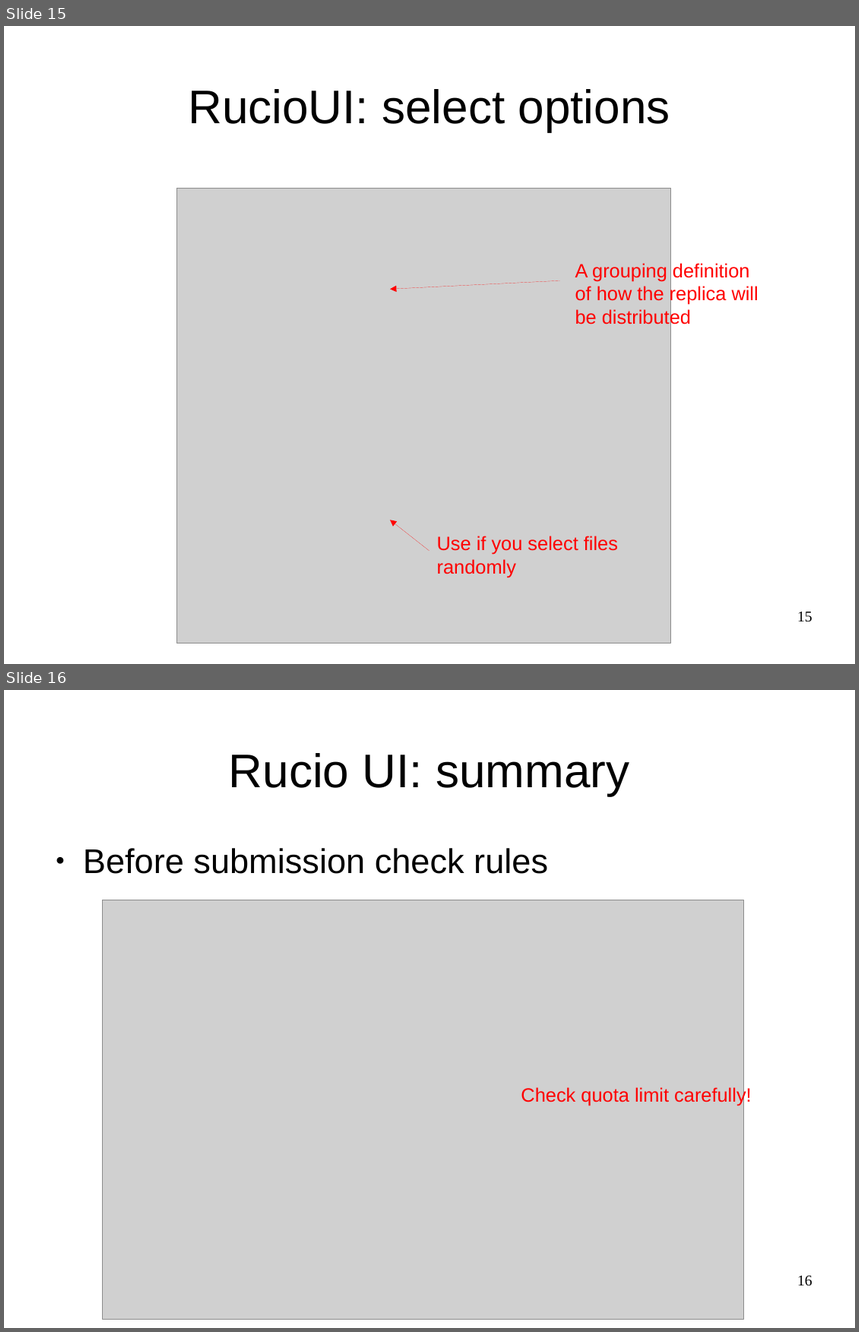
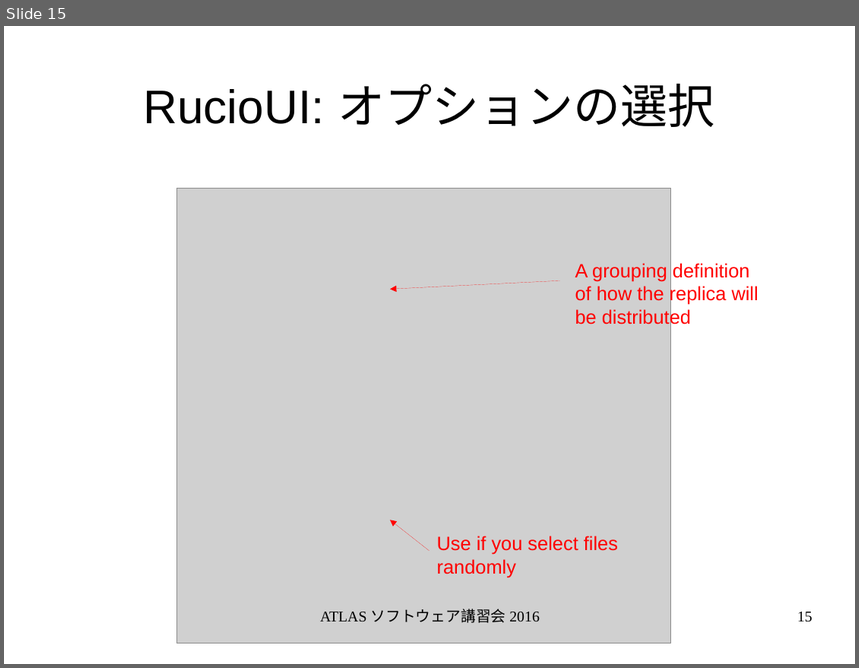
Before and after one commit to GenKawamura/2016-ATLAS-Japan-computing-tutorial, a slide deck: slides/odp/data_management.odp. Shown one above the other, each under a label of ours: slides 15 and 16 before the commit, slide 15 after it. The pictures are 859x1332 and 859x668 pixels, drawn with LibreOffice and Linux fonts; fonts in the diff are those of the drawing; grey boxes stand for pictures. Boxes give left, top, right and bottom in pixels: in the first picture for what was removed or moved away, otherwise in the second. Text is boxed around its words. In the diff, an @@ line names an element or a change of style, - is before the commit and + after.

```diff
--- a/slides/odp/data_management.odp
+++ b/slides/odp/data_management.odp
@@ slide 16 removed at <box>4,690,855,1328</box>, background #FFFFFF @@
@@ title removed at <box>229,753,629,796</box> @@
-Rucio UI: summary
@@ text removed at <box>83,848,548,874</box> @@
-● Before submission check rules
@@ picture removed at <box>103,900,744,1319</box> @@
@@ text removed at <box>521,1087,752,1106</box> @@
-Check quota limit carefully!
@@ page number removed at <box>797,1276,813,1287</box> @@
-16
@@ slide 15 changed as well @@
@@ title at <box>144,84,715,127</box>: text changed @@
-RucioUI: select options
+RucioUI: オプションの選択
@@ text added at <box>320,609,540,623</box>, 14 pt, text #000000 @@
+ATLAS ソフトウェア講習会 2016
```
Also in this commit, not shown: 14 other slides changed, 3 slides added, 2 other slides removed, 8 other files.
